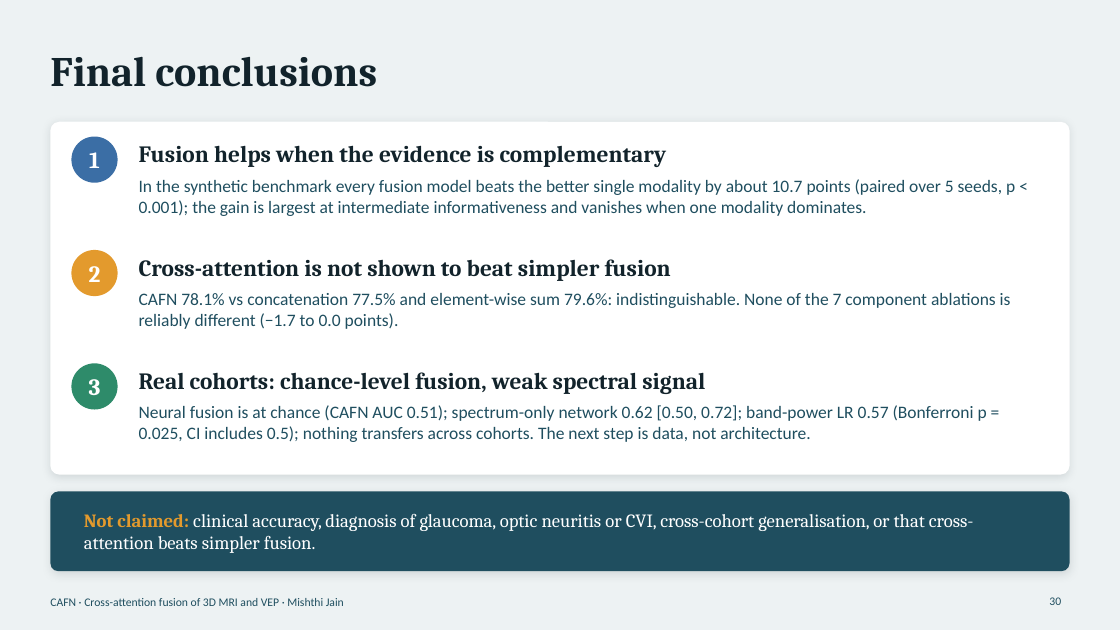
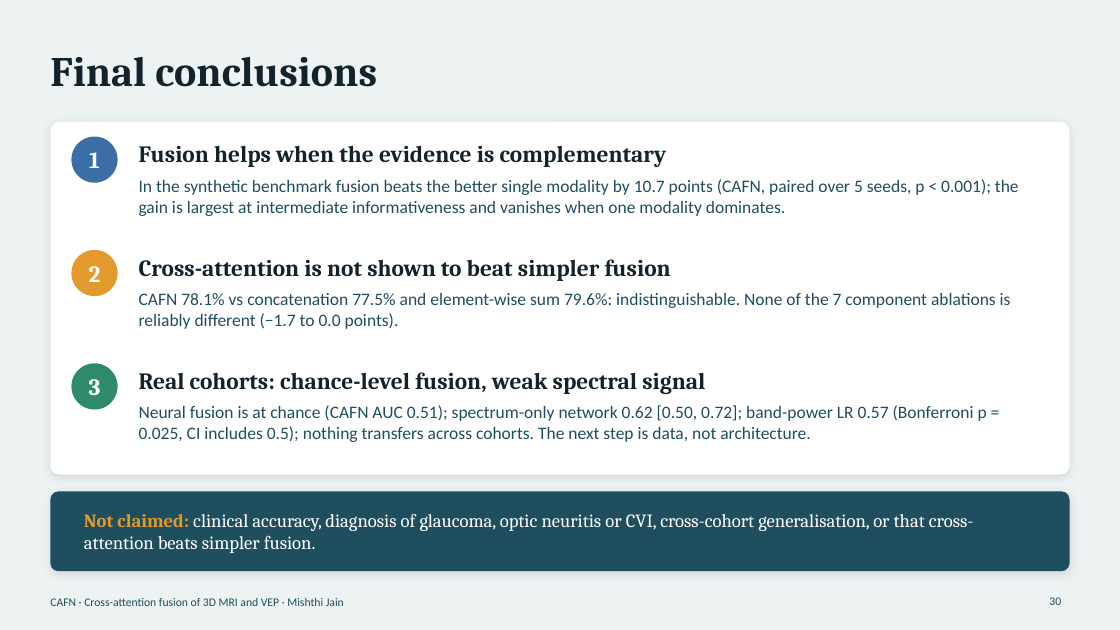
Before and after one commit to AmanSwar/NeuroImaging, a slide deck: slide 30 of docs/NeuroImaging_CAFN_Presentation.pptx. Drawn at 1120x630 pixels with LibreOffice and Linux fonts; fonts in the diff are those of the drawing. Boxes give left, top, right and bottom in pixels: in the first picture for what was removed or moved away, otherwise in the second. Text is boxed around its words. In the diff, an @@ line names an element or a change of style, - is before the commit and + after.

```diff
--- a/docs/NeuroImaging_CAFN_Presentation.pptx
+++ b/docs/NeuroImaging_CAFN_Presentation.pptx
@@ text at (139,179,1019,216): text changed @@
-In the synthetic benchmark every fusion model beats the better single modality by about 10.7 points (paired over 5 seeds, p < 0.001); the gain is largest at intermediate informativeness and vanishes when one modality dominates.
+In the synthetic benchmark fusion beats the better single modality by 10.7 points (CAFN, paired over 5 seeds, p < 0.001); the gain is largest at intermediate informativeness and vanishes when one modality dominates.
```
Also in this commit, not shown: 16 other slides changed, 18 other files.
